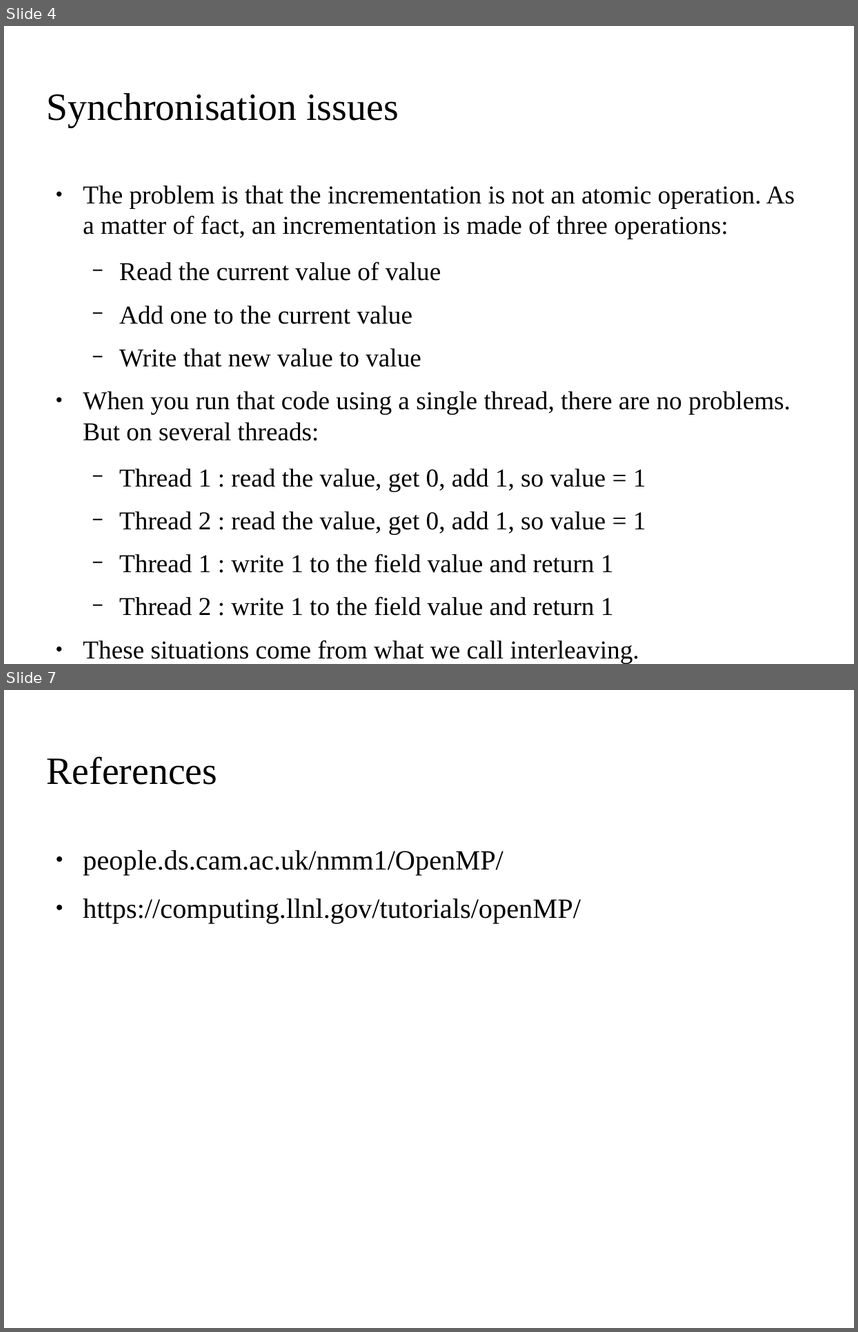
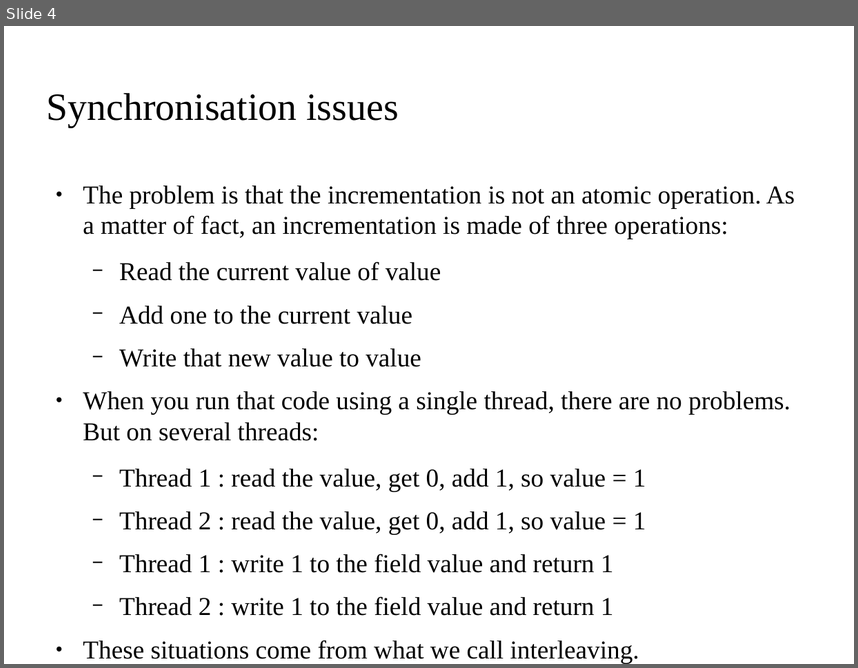
Before and after one commit to kks32/cpp-software-development, a slide deck: Ex13_Threads/Ex13_Threads.odp. Shown one above the other, each under a label of ours: slides 4 and 7 before the commit, slide 4 after it; the slides between them are not shown. The pictures are 858x1332 and 858x668 pixels, drawn with LibreOffice and Linux fonts; fonts in the diff are those of the drawing; background and template pictures are left out. Boxes give left, top, right and bottom in pixels: in the first picture for what was removed or moved away, otherwise in the second. Text is boxed around its words. In the diff, an @@ line names an element or a change of style, - is before the commit and + after.

```diff
--- a/Ex13_Threads/Ex13_Threads.odp
+++ b/Ex13_Threads/Ex13_Threads.odp
@@ slide 7 removed at <box>4,690,854,1328</box>, background picture (left out) @@
@@ title removed at <box>47,756,218,785</box> @@
-References
@@ text removed at <box>83,850,581,924</box> @@
-● people.ds.cam.ac.uk/nmm1/OpenMP/
-● https://computing.llnl.gov/tutorials/openMP/
```
Also in this commit, not shown: 2 slides changed, 4 slides added, 20 other files.
